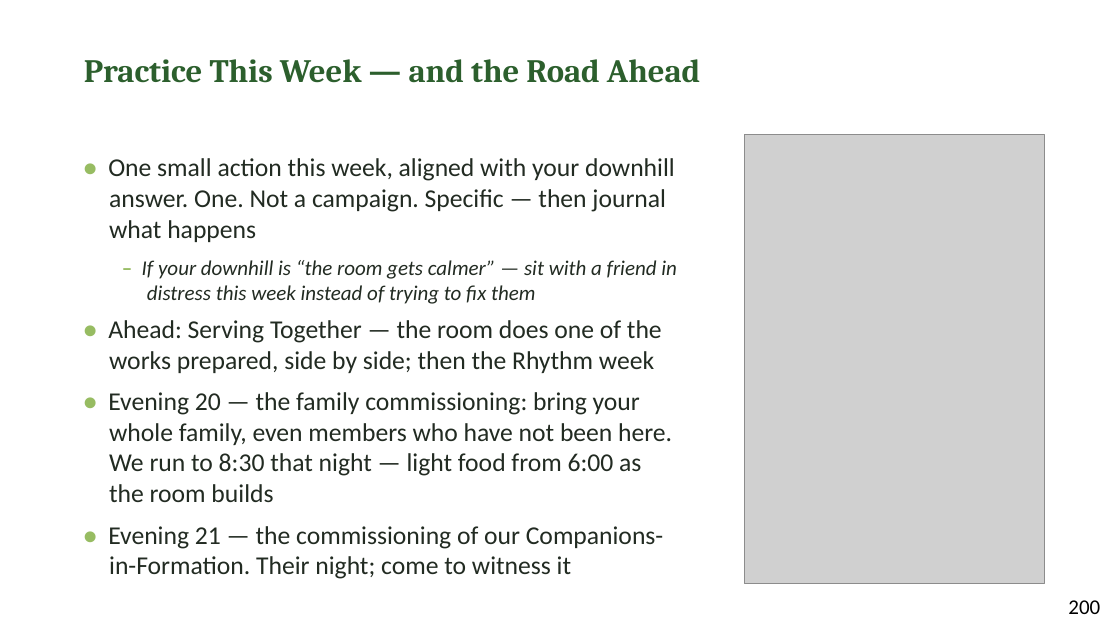
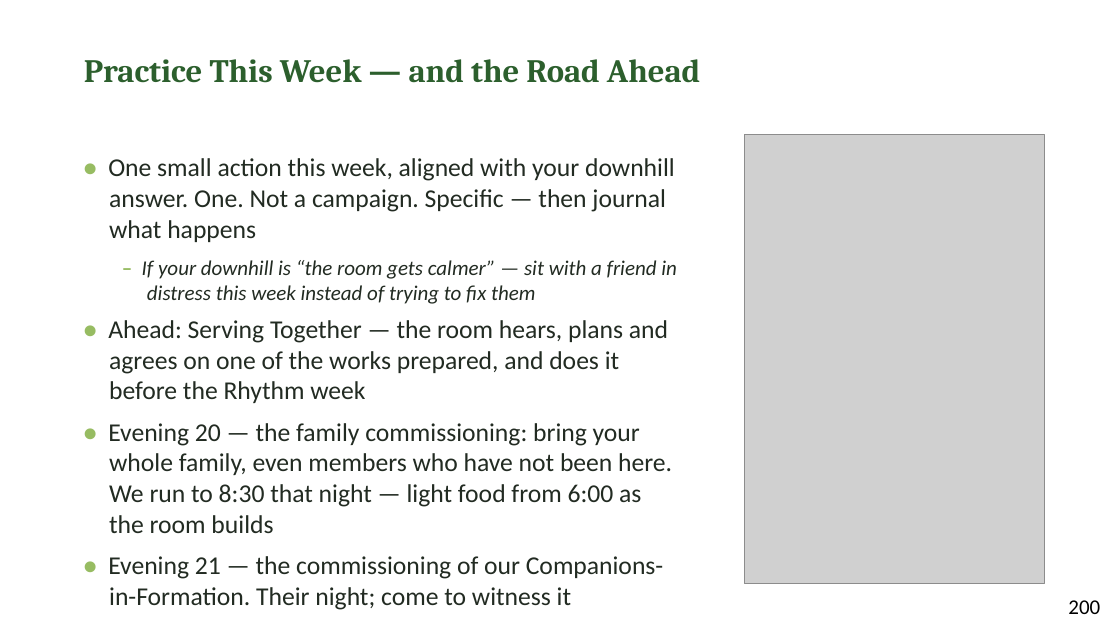
Before and after one commit to jgtittle-ministries/fellowship-of-the-heart-pilot-at-cca-dev, a slide deck: slide 12 of _implementation-notes/evening-series/FotH Evening Session 13 Slides DRAFT v1.pptx. Drawn at 1120x630 pixels with LibreOffice and Linux fonts; fonts in the diff are those of the drawing; grey boxes stand for pictures. Boxes give left, top, right and bottom in pixels: in the first picture for what was removed or moved away, otherwise in the second. Text is boxed around its words. In the diff, an @@ line names an element or a change of style, - is before the commit and + after.

```diff
--- a/_implementation-notes/evening-series/FotH Evening Session 13 Slides DRAFT v1.pptx
+++ b/_implementation-notes/evening-series/FotH Evening Session 13 Slides DRAFT v1.pptx
@@ text at box(108, 320, 668, 403): text changed @@
-• Ahead: Serving Together — the room does one of the works prepared, side by side; then the Rhythm week
+• Ahead: Serving Together — the room hears, plans and agrees on one of the works prepared, and does it before the Rhythm week
```
Also in this commit, not shown: 1 other slide changed, 28 other files.
